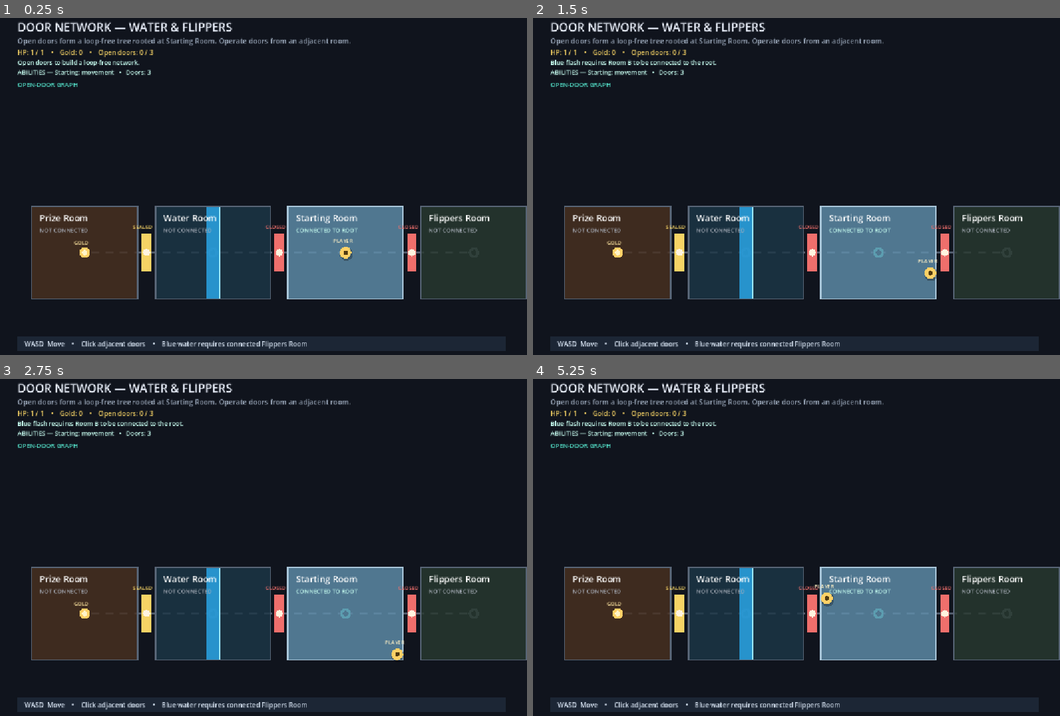
Above: before the commit, frames 1-4 (two rows, left to right).
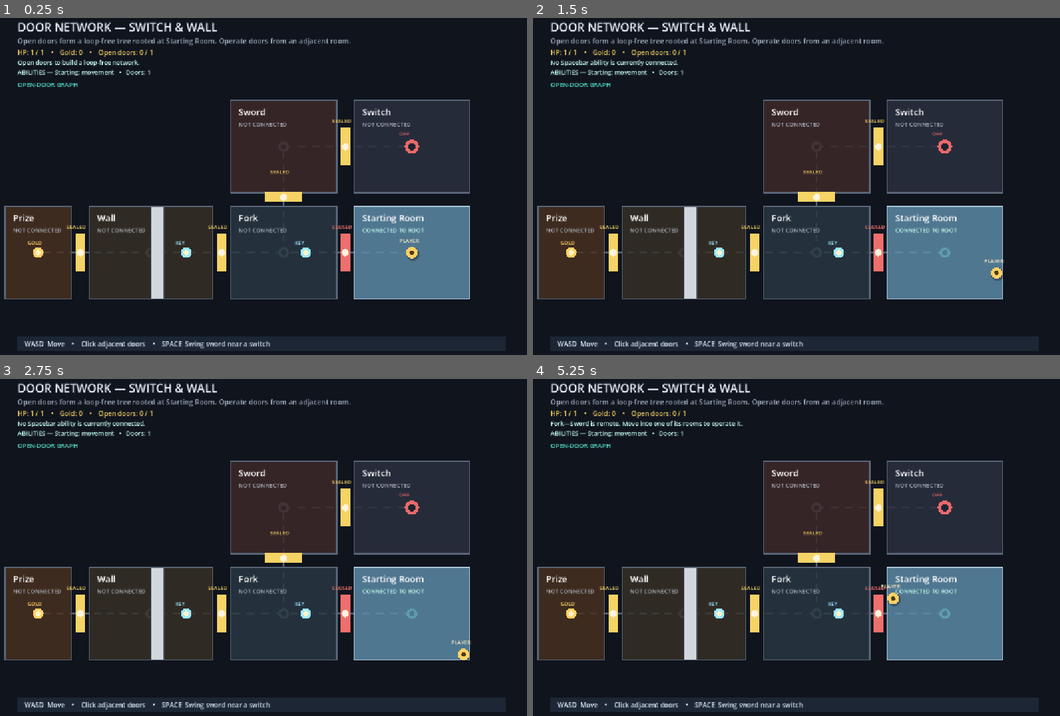
Above: after the commit, the same moments.

Repository: Gammapod/TreeMockup
Game: Godot game, scene res://Dungeon.tscn
The game is run twice, just before and just after one commit, with the same random seed, the same clock (stepped at 60 frames per second) and the same inputs.
Inputs (mouse positions are in pixels of both pictures, inside the frame that each line leads up to):
- Up to frame 1 (0.25 s): no input
- Up to frame 2 (1.5 s): tap Enter at 0.5 s; move the mouse to (912, 166) at 0.52 s; hold D 0.53-1.28 s; tap Space at 0.6, 0.77, 1.07, 1.35 s; click (912, 166) at 0.67 s; move the mouse to (685, 203) at 1.27 s; hold S from 1.28 s (still down)
- Up to frame 3 (2.75 s): tap Space at 1.52, 1.82, 2, 2.1 s; move the mouse to (316, 466) at 2.02 s; release S at 2.03 s; hold D from 2.03 s (still down)
- Up to frame 4 (5.25 s): tap Enter at 2.75 s; move the mouse to (770, 614) at 2.77 s; release D at 2.78 s; hold W 2.78-3.53 s; tap Space at 2.85, 3.02, 3.32, 3.6, 3.77, 4.07, 4.35, 4.52, 4.82, 5, 5.1 s; click (770, 614) at 2.92 s; move the mouse to (954, 598) at 3.52 s; hold A 3.53-5.03 s; move the mouse to (633, 493) at 4.27 s; move the mouse to (822, 544) at 5.02 s; hold S from 5.03 s (still down); click (822, 544) at 5.17 s

The runs differ from the first frame. In frame 1, 32% of the frame differs, in the area x 0-100%, y 1-99%; in frame 2, 32%; in frame 3, 32%; in frame 4, 32%.

Commit message:
switch scenario

Diff:
--- a/Dungeon.gd
+++ b/Dungeon.gd
@@ -3,19 +3,19 @@
 const PLAYER_RADIUS: float = 13.0
 const PLAYER_SPEED: float = 230.0
 const DOOR_HALF_WIDTH: float = 42.0
-const WATER_FLIPPERS_SCENARIO_SCRIPT: Script = preload("res://scenarios/water_flippers_scenario.gd")
+const SWITCH_SCENARIO_SCRIPT: Script = preload("res://scenarios/switch_scenario.gd")
 const DUNGEON_MODEL_SCRIPT: Script = preload("res://scripts/dungeon_model.gd")
 
 var scenario
 var model
-var player_position: Vector2 = Vector2(790, 555)
+var player_position: Vector2 = Vector2(940, 555)
 var font: Font
 var status_message: String = "Open doors to build a loop-free network."
 var flash_time: float = 0.0
 
 func _ready() -> void:
 	font = ThemeDB.fallback_font
-	scenario = WATER_FLIPPERS_SCENARIO_SCRIPT.new().create()
+	scenario = SWITCH_SCENARIO_SCRIPT.new().create()
 	model = DUNGEON_MODEL_SCRIPT.new(scenario)
 	queue_redraw()
 
@@ -33,11 +33,13 @@
 
 func _input(event: InputEvent) -> void:
 	if event is InputEventKey and event.keycode == KEY_SPACE and event.pressed and not event.echo:
-		if model.capabilities.has_action("blue_flash"):
+		if model.capabilities.has_action("sword"):
+			status_message = _use_sword()
+		elif model.capabilities.has_action("blue_flash"):
 			flash_time = 0.22
 			status_message = "Room B ability: blue flash!"
 		else:
-			status_message = "Blue flash requires Room B to be connected to the root."
+			status_message = "No Spacebar ability is currently connected."
 		queue_redraw()
 		return
 	if event is InputEventMouseButton and event.button_index == MOUSE_BUTTON_LEFT and event.pressed:
@@ -66,8 +68,28 @@
 	var next: Vector2 = player_position + amount
 	next.x = clampf(next.x, room.bounds.position.x + PLAYER_RADIUS, room.bounds.end.x - PLAYER_RADIUS)
 	next.y = clampf(next.y, room.bounds.position.y + PLAYER_RADIUS, room.bounds.end.y - PLAYER_RADIUS)
-	player_position = _apply_water_collisions(room, player_position, next)
+	var after_water: Vector2 = _apply_water_collisions(room, player_position, next)
+	player_position = _apply_wall_collisions(room, player_position, after_water)
 	_try_collect_at_player()
+
+func _apply_wall_collisions(room, current: Vector2, next: Vector2) -> Vector2:
+	for wall in room.wall_hazards:
+		if model.is_wall_passable(wall.id):
+			continue
+		var blocked: Rect2 = wall.bounds.grow(PLAYER_RADIUS)
+		if blocked.has_point(next) and not blocked.has_point(current):
+			if abs(next.x - current.x) >= abs(next.y - current.y):
+				next.x = blocked.end.x if next.x < current.x else blocked.position.x
+			else:
+				next.y = blocked.end.y if next.y < current.y else blocked.position.y
+	return next
+
+func _use_sword() -> String:
+	for switch_definition in scenario.switches.values():
+		if switch_definition.room_id == model.player_room and player_position.distance_to(switch_definition.position) < 80.0:
+			var result: String = model.try_toggle_switch(switch_definition.id)
+			return "Switch toggled." if result == "toggled" else "The switch cannot be toggled."
+	return "Swing your sword near a switch."
 
 func _apply_water_collisions(room, current: Vector2, next: Vector2) -> Vector2:
 	if model.capabilities.can_cross_water:
@@ -115,6 +137,8 @@
 		_draw_door(door)
 	for collectable in scenario.collectables.values():
 		_draw_collectable(collectable)
+	for switch_definition in scenario.switches.values():
+		_draw_switch(switch_definition)
 	_draw_player()
 	_draw_help()
 
@@ -152,6 +176,11 @@
 		water_color.a = 0.78
 		draw_rect(hazard.bounds, water_color, true)
 		draw_rect(hazard.bounds, Color("9ce8ff"), false, 2)
+	for wall in room.wall_hazards:
+		var wall_color: Color = Color("7ee6a1") if model.is_wall_passable(wall.id) else Color("d2d7de")
+		wall_color.a = 0.25 if model.is_wall_passable(wall.id) else 1.0
+		draw_rect(wall.bounds, wall_color, true)
+		draw_rect(wall.bounds, Color("f0fff2") if model.is_wall_passable(wall.id) else Color("4b5260"), false, 2)
 	draw_rect(room.bounds, Color("a9c6d9") if connected else Color("586576"), false, 3)
 	draw_string(font, room.bounds.position + Vector2(18, 34), room.id, HORIZONTAL_ALIGNMENT_LEFT, -1, 20, Color.WHITE)
 	draw_string(font, room.bounds.position + Vector2(18, 59), "CONNECTED TO ROOT" if connected else "NOT CONNECTED", HORIZONTAL_ALIGNMENT_LEFT, -1, 13, Color("c8fff2") if connected else Color("aab0bb"))
@@ -194,13 +223,21 @@
 func _draw_collectable(collectable) -> void:
 	if model.collected_ids.has(collectable.id):
 		return
-	draw_circle(collectable.position, 12, Color("ffd166"))
+	var collectable_color: Color = Color("9ce8ff") if collectable.kind == "key" else Color("ffd166")
+	draw_circle(collectable.position, 12, collectable_color)
 	draw_circle(collectable.position, 6, Color("fff4c7"))
-	draw_string(font, collectable.position + Vector2(-24, -18), "GOLD", HORIZONTAL_ALIGNMENT_LEFT, -1, 11, Color("ffe7a1"))
+	draw_string(font, collectable.position + Vector2(-24, -18), "KEY" if collectable.kind == "key" else "GOLD", HORIZONTAL_ALIGNMENT_LEFT, -1, 11, collectable_color)
+
+func _draw_switch(switch_definition) -> void:
+	var active: bool = model.is_switch_active(switch_definition.id)
+	var switch_color: Color = Color("74e9a4") if active else Color("e96969")
+	draw_circle(switch_definition.position, 16, switch_color)
+	draw_circle(switch_definition.position, 8, Color("1a2431"))
+	draw_string(font, switch_definition.position + Vector2(-29, -25), "ON" if active else "OFF", HORIZONTAL_ALIGNMENT_LEFT, -1, 12, switch_color)
 
 func _draw_help() -> void:
 	draw_rect(Rect2(48, 744, 1104, 34), Color("1c2635"), true)
-	draw_string(font, Vector2(64, 767), "WASD  Move    •    Click adjacent doors    •    Blue water requires connected Flippers Room", HORIZONTAL_ALIGNMENT_LEFT, -1, 15, Color("d9e5f4"))
+	draw_string(font, Vector2(64, 767), "WASD  Move    •    Click adjacent doors    •    SPACE  Swing sword near a switch", HORIZONTAL_ALIGNMENT_LEFT, -1, 15, Color("d9e5f4"))
 
 func _ability_summary() -> String:
 	var abilities: Array[String] = ["Starting: movement", "Doors: %d" % model.capabilities.max_open_doors]
--- /dev/null
+++ b/scenarios/switch_scenario.gd
@@ -0,0 +1,37 @@
+class_name SwitchScenario
+extends RefCounted
+
+const ROOM_DEFINITION_SCRIPT: Script = preload("res://scripts/room_definition.gd")
+const DOOR_DEFINITION_SCRIPT: Script = preload("res://scripts/door_definition.gd")
+const RULE_CONFIG_SCRIPT: Script = preload("res://scripts/rule_config.gd")
+const SCENARIO_DEFINITION_SCRIPT: Script = preload("res://scripts/scenario_definition.gd")
+const COLLECTABLE_DEFINITION_SCRIPT: Script = preload("res://scripts/collectable_definition.gd")
+const SWITCH_DEFINITION_SCRIPT: Script = preload("res://scripts/switch_definition.gd")
+const WALL_HAZARD_DEFINITION_SCRIPT: Script = preload("res://scripts/wall_hazard_definition.gd")
+
+func create():
+	var wall = WALL_HAZARD_DEFINITION_SCRIPT.new("wall_1", Rect2(350, 450, 30, 210), "switch_1")
+	var rooms: Dictionary = {
+		"Prize": ROOM_DEFINITION_SCRIPT.new("Prize", Rect2(20, 450, 150, 210), Color("a06b46")),
+		"Wall": ROOM_DEFINITION_SCRIPT.new("Wall", Rect2(210, 450, 280, 210), Color("786a55"), 1.0, 0, [], 1, false, [], [wall]),
+		"Fork": ROOM_DEFINITION_SCRIPT.new("Fork", Rect2(530, 450, 240, 210), Color("597b94")),
+		"Starting Room": ROOM_DEFINITION_SCRIPT.new("Starting Room", Rect2(810, 450, 260, 210), Color("3f7799")),
+		"Sword": ROOM_DEFINITION_SCRIPT.new("Sword", Rect2(530, 210, 240, 210), Color("8b5b5b"), 1.0, 0, ["sword"]),
+		"Switch": ROOM_DEFINITION_SCRIPT.new("Switch", Rect2(810, 210, 260, 210), Color("606b8e")),
+	}
+	var doors: Dictionary = {
+		"Wall—Prize": DOOR_DEFINITION_SCRIPT.new("Wall—Prize", "Wall", "Prize", Vector2(190, 555)),
+		"Fork—Wall": DOOR_DEFINITION_SCRIPT.new("Fork—Wall", "Fork", "Wall", Vector2(510, 555)),
+		"Start—Fork": DOOR_DEFINITION_SCRIPT.new("Start—Fork", "Starting Room", "Fork", Vector2(790, 555)),
+		"Fork—Sword": DOOR_DEFINITION_SCRIPT.new("Fork—Sword", "Fork", "Sword", Vector2(650, 430)),
+		"Sword—Switch": DOOR_DEFINITION_SCRIPT.new("Sword—Switch", "Sword", "Switch", Vector2(790, 315)),
+	}
+	var collectables: Dictionary = {
+		"fork_key": COLLECTABLE_DEFINITION_SCRIPT.new("fork_key", "Fork", Vector2(700, 555), 1, "key"),
+		"wall_key": COLLECTABLE_DEFINITION_SCRIPT.new("wall_key", "Wall", Vector2(430, 555), 1, "key"),
+		"prize_coin": COLLECTABLE_DEFINITION_SCRIPT.new("prize_coin", "Prize", Vector2(95, 555)),
+	}
+	var switches: Dictionary = {
+		"switch_1": SWITCH_DEFINITION_SCRIPT.new("switch_1", "Switch", Vector2(940, 315)),
+	}
+	return SCENARIO_DEFINITION_SCRIPT.new("Switch & Wall", rooms, doors, RULE_CONFIG_SCRIPT.new("Starting Room", 1), collectables, switches)
--- a/scripts/collectable_definition.gd
+++ b/scripts/collectable_definition.gd
@@ -5,9 +5,11 @@
 var room_id: String
 var position: Vector2
 var gold_value: int
+var kind: String
 
-func _init(p_id: String, p_room_id: String, p_position: Vector2, p_gold_value: int = 1) -> void:
+func _init(p_id: String, p_room_id: String, p_position: Vector2, p_gold_value: int = 1, p_kind: String = "coin") -> void:
 	id = p_id
 	room_id = p_room_id
 	position = p_position
 	gold_value = p_gold_value
+	kind = p_kind
--- a/scripts/dungeon_model.gd
+++ b/scripts/dungeon_model.gd
@@ -12,6 +12,8 @@
 var current_hp: int = 0
 var gold_collected: int = 0
 var collected_ids: Dictionary = {}
+var permanent_door_capacity_bonus: int = 0
+var switch_states: Dictionary = {}
 
 func _init(p_scenario) -> void:
 	scenario = p_scenario
@@ -19,6 +21,8 @@
 	capabilities = CAPABILITIES_SCRIPT.new()
 	for door in scenario.doors.values():
 		door_states[door.id] = DOOR_STATE_SCRIPT.new()
+	for switch_definition in scenario.switches.values():
+		switch_states[switch_definition.id] = switch_definition.initial_state
 	_recalculate()
 
 func is_room_reachable(room_id: String) -> bool:
@@ -61,8 +65,33 @@
 	if collectable.room_id != player_room:
 		return false
 	collected_ids[collectable_id] = true
-	gold_collected += collectable.gold_value
+	if collectable.kind == "key":
+		permanent_door_capacity_bonus += collectable.gold_value
+		_recalculate()
+	else:
+		gold_collected += collectable.gold_value
 	return true
+
+func try_toggle_switch(switch_id: String) -> String:
+	if not scenario.switches.has(switch_id):
+		return "missing"
+	var switch_definition = scenario.switches[switch_id]
+	if switch_definition.room_id != player_room:
+		return "remote"
+	if not capabilities.has_action("sword"):
+		return "ability"
+	switch_states[switch_id] = not switch_states[switch_id]
+	return "toggled"
+
+func is_switch_active(switch_id: String) -> bool:
+	return switch_states.get(switch_id, false)
+
+func is_wall_passable(wall_id: String) -> bool:
+	for room in scenario.rooms.values():
+		for wall in room.wall_hazards:
+			if wall.id == wall_id:
+				return is_switch_active(wall.switch_id)
+	return false
 
 func _recalculate() -> void:
 	reachable_rooms = _calculate_reachable_rooms()
@@ -86,7 +115,7 @@
 
 func _derive_capabilities():
 	var result = CAPABILITIES_SCRIPT.new()
-	result.max_open_doors = scenario.rules.base_max_open_doors
+	result.max_open_doors = scenario.rules.base_max_open_doors + permanent_door_capacity_bonus
 	for room_id: String in reachable_rooms:
 		var room = scenario.rooms[room_id]
 		result.movement_multiplier *= room.movement_multiplier
--- a/scripts/room_definition.gd
+++ b/scripts/room_definition.gd
@@ -10,8 +10,9 @@
 var health_bonus: int
 var grants_water_walking: bool
 var water_hazards: Array = []
+var wall_hazards: Array = []
 
-func _init(p_id: String, p_bounds: Rect2, p_color: Color, p_movement_multiplier: float = 1.0, p_max_open_doors_bonus: int = 0, p_active_actions: Array = [], p_health_bonus: int = 1, p_grants_water_walking: bool = false, p_water_hazards: Array = []) -> void:
+func _init(p_id: String, p_bounds: Rect2, p_color: Color, p_movement_multiplier: float = 1.0, p_max_open_doors_bonus: int = 0, p_active_actions: Array = [], p_health_bonus: int = 1, p_grants_water_walking: bool = false, p_water_hazards: Array = [], p_wall_hazards: Array = []) -> void:
 	id = p_id
 	bounds = p_bounds
 	color = p_color
@@ -21,3 +22,4 @@
 	health_bonus = p_health_bonus
 	grants_water_walking = p_grants_water_walking
 	water_hazards = p_water_hazards
+	wall_hazards = p_wall_hazards
--- a/scripts/scenario_definition.gd
+++ b/scripts/scenario_definition.gd
@@ -6,10 +6,12 @@
 var doors: Dictionary
 var rules
 var collectables: Dictionary
+var switches: Dictionary
 
-func _init(p_name: String, p_rooms: Dictionary, p_doors: Dictionary, p_rules, p_collectables: Dictionary = {}) -> void:
+func _init(p_name: String, p_rooms: Dictionary, p_doors: Dictionary, p_rules, p_collectables: Dictionary = {}, p_switches: Dictionary = {}) -> void:
 	name = p_name
 	rooms = p_rooms
 	doors = p_doors
 	rules = p_rules
 	collectables = p_collectables
+	switches = p_switches
--- /dev/null
+++ b/scripts/switch_definition.gd
@@ -0,0 +1,13 @@
+class_name SwitchDefinition
+extends RefCounted
+
+var id: String
+var room_id: String
+var position: Vector2
+var initial_state: bool
+
+func _init(p_id: String, p_room_id: String, p_position: Vector2, p_initial_state: bool = false) -> void:
+	id = p_id
+	room_id = p_room_id
+	position = p_position
+	initial_state = p_initial_state
--- /dev/null
+++ b/scripts/wall_hazard_definition.gd
@@ -0,0 +1,11 @@
+class_name WallHazardDefinition
+extends RefCounted
+
+var id: String
+var bounds: Rect2
+var switch_id: String
+
+func _init(p_id: String, p_bounds: Rect2, p_switch_id: String) -> void:
+	id = p_id
+	bounds = p_bounds
+	switch_id = p_switch_id
--- a/tests/run_tests.gd
+++ b/tests/run_tests.gd
@@ -3,6 +3,7 @@
 const BASELINE_SCENARIO_SCRIPT: Script = preload("res://scenarios/baseline_scenario.gd")
 const DUNGEON_MODEL_SCRIPT: Script = preload("res://scripts/dungeon_model.gd")
 const WATER_FLIPPERS_SCENARIO_SCRIPT: Script = preload("res://scenarios/water_flippers_scenario.gd")
+const SWITCH_SCENARIO_SCRIPT: Script = preload("res://scenarios/switch_scenario.gd")
 
 var failures: Array[String] = []
 
@@ -12,6 +13,7 @@
 	_test_capacity_from_room_c()
 	_test_propped_path_and_branch_collapse()
 	_test_health_flippers_and_gold()
+	_test_switch_wall_and_key_progression()
 	if failures.is_empty():
 		print("All dungeon model tests passed.")
 		quit(0)
@@ -26,6 +28,10 @@
 
 func _water_model():
 	var scenario_factory = WATER_FLIPPERS_SCENARIO_SCRIPT.new()
+	return DUNGEON_MODEL_SCRIPT.new(scenario_factory.create())
+
+func _switch_model():
+	var scenario_factory = SWITCH_SCENARIO_SCRIPT.new()
 	return DUNGEON_MODEL_SCRIPT.new(scenario_factory.create())
 
 func _test_initial_root_and_capabilities() -> void:
@@ -83,6 +89,27 @@
 	_expect_equal(model.gold_collected, 1, "Collected gold is counted once")
 	_expect_equal(model.try_collect("prize_gold"), false, "Gold cannot be collected twice")
 
+func _test_switch_wall_and_key_progression() -> void:
+	var model = _switch_model()
+	_expect_equal(model.try_toggle_door("Start—Fork"), "opened", "Fork path opens")
+	_expect_equal(model.try_traverse_door("Start—Fork"), true, "Player enters Fork")
+	_expect_equal(model.try_collect("fork_key"), true, "Fork key is collected")
+	_expect_equal(model.capabilities.max_open_doors, 2, "First key permanently adds one door capacity")
+	_expect_equal(model.try_toggle_door("Fork—Wall"), "opened", "Wall branch opens")
+	_expect_equal(model.try_traverse_door("Fork—Wall"), true, "Player enters Wall Room")
+	_expect_equal(model.try_collect("wall_key"), true, "Wall-side key is collected")
+	_expect_equal(model.capabilities.max_open_doors, 3, "Second key permanently adds one door capacity")
+	_expect_equal(model.try_traverse_door("Fork—Wall"), true, "Player returns to Fork")
+	_expect_equal(model.try_toggle_door("Fork—Wall"), "closed", "Wall branch can close after returning")
+	_expect_equal(model.try_toggle_door("Fork—Sword"), "opened", "Sword branch opens")
+	_expect_equal(model.try_traverse_door("Fork—Sword"), true, "Player enters Sword Room")
+	_expect(model.capabilities.has_action("sword"), "Sword Room activates sword")
+	_expect_equal(model.try_toggle_door("Sword—Switch"), "opened", "Switch branch opens")
+	_expect_equal(model.try_traverse_door("Sword—Switch"), true, "Player enters Switch Room")
+	_expect_equal(model.try_toggle_switch("switch_1"), "toggled", "Sword toggles switch")
+	_expect(model.is_switch_active("switch_1"), "Switch stays active")
+	_expect(model.is_wall_passable("wall_1"), "Associated wall becomes passable")
+
 func _expect(condition: bool, description: String) -> void:
 	if not condition:
 		failures.append("FAILED: %s" % description)
Not shown, added: docs/scenario-design/shared_elements.yaml
Not shown, added: scenarios/switch_scenario.gd.uid
Not shown, added: scripts/switch_definition.gd.uid
Not shown, added: scripts/wall_hazard_definition.gd.uid
Not shown, added: docs/scenario-design/alpha-dungeon.mmd
Not shown, added: docs/scenario-design/combat-scenario.mmd
Not shown, added: docs/scenario-design/flipper-scenario.mmd
Not shown, added: docs/scenario-design/switch-scenario.mmd
